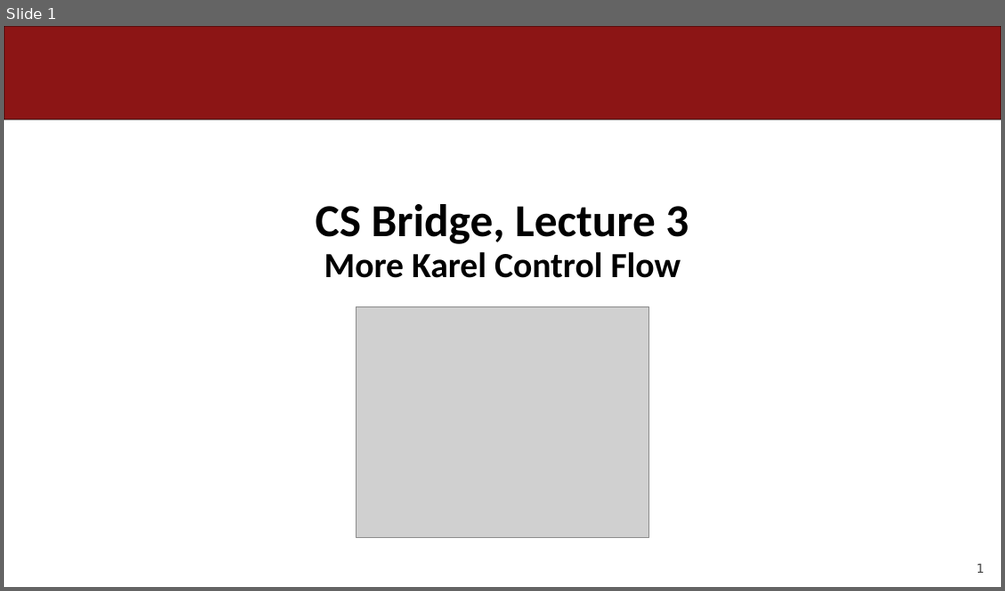
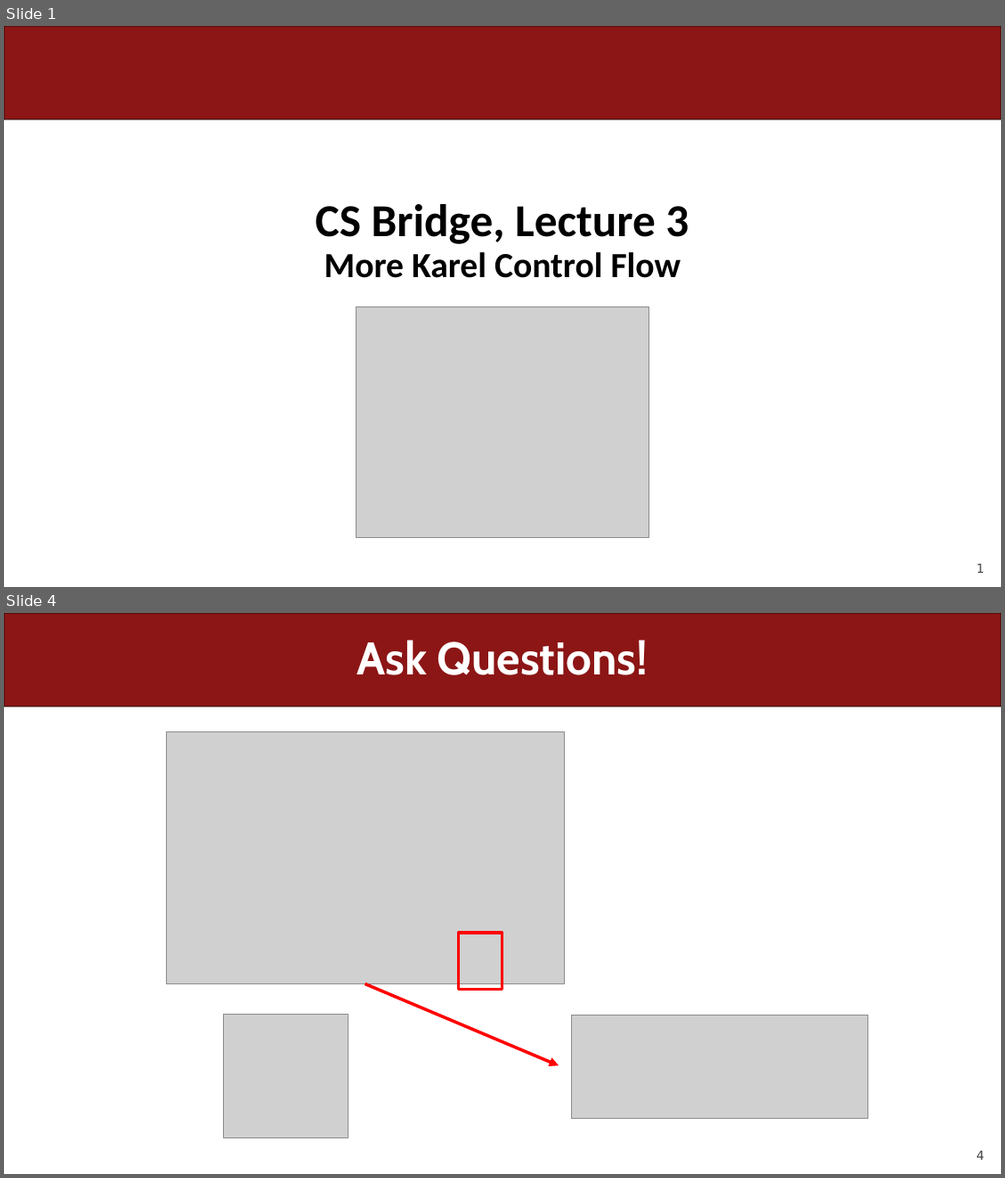
Before and after one commit to csbridge/csbridge2020, a slide deck: docs/slides/Lecture3.pptx. Shown one above the other, each under a label of ours: slide 1 before the commit, slides 1 and 4 after it; the slides between them are not shown. The pictures are 1005x591 and 1005x1178 pixels, drawn with LibreOffice and Linux fonts; fonts in the diff are those of the drawing; grey boxes stand for pictures. Boxes give left, top, right and bottom in pixels: in the first picture for what was removed or moved away, otherwise in the second. Text is boxed around its words. In the diff, an @@ line names an element or a change of style, - is before the commit and + after.

```diff
--- a/docs/slides/Lecture3.pptx
+++ b/docs/slides/Lecture3.pptx
@@ slide 4 added at [4,613,1001,1174], background #FFFFFF; not listed: 2 template elements that a slide beside it also shows @@
@@ text added at [356,640,647,675], 44 pt, text #FFFFFF, bold @@
+Ask Questions!
@@ picture added at [166,731,564,984] @@
@@ rectangle added at [459,933,502,989], outline #FF0000 3 pt @@
@@ arrow added from (365, 984) to (558, 1065), #FF0000 3 pt @@
@@ picture added at [224,1013,348,1138] @@
@@ picture added at [571,1014,867,1119] @@
```
Also in this commit, not shown: 3 slides changed, 49 other slides added, 2 other files.
